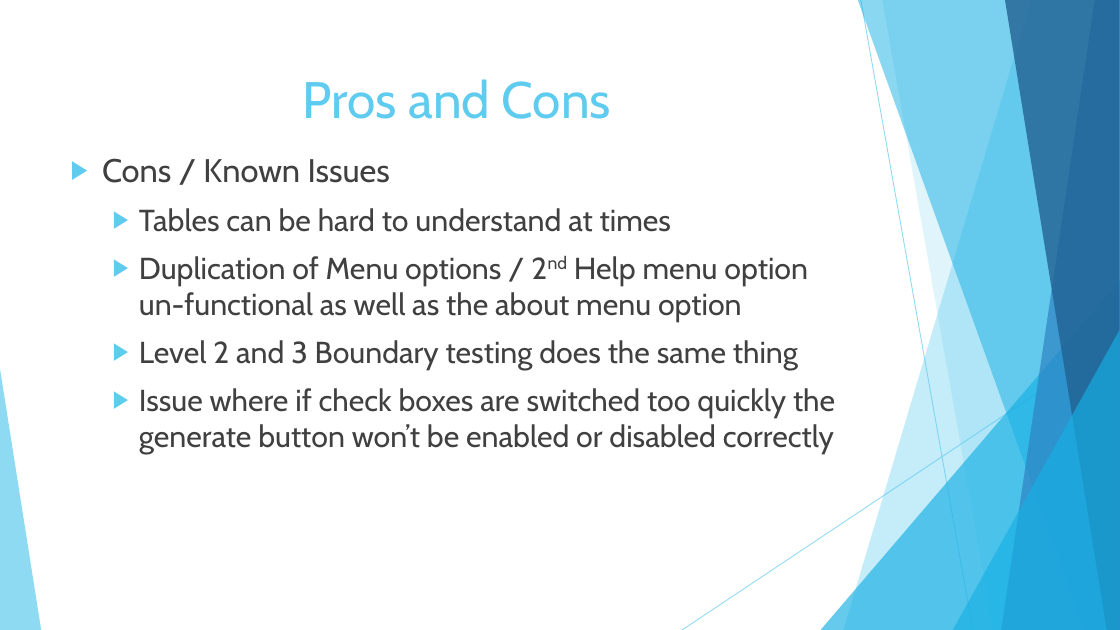
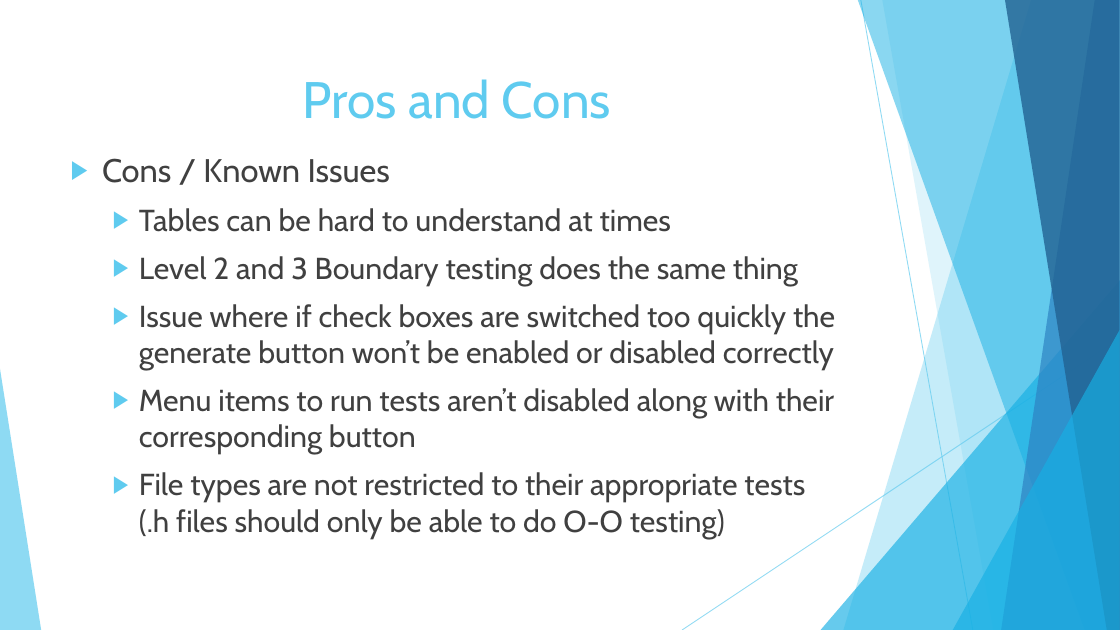
Before and after one commit to cynorfleet/Software-Engineering, a slide deck: slide 11 of Final Presentation.pptx. Drawn at 1120x630 pixels with LibreOffice and Linux fonts; fonts in the diff are those of the drawing. Boxes give left, top, right and bottom in pixels: in the first picture for what was removed or moved away, otherwise in the second. Text is boxed around its words. In the diff, an @@ line names an element or a change of style, - is before the commit and + after.

Commit message:
added deployment issues slide; removed known issue dealing with HELP and ABOUT; added some known issues

```diff
--- a/Final Presentation.pptx
+++ b/Final Presentation.pptx
@@ text at box(139, 256, 808, 322): paragraph removed @@
-  ▶ Duplication of Menu options / 2nd Help menu option un-functional as well as the about menu option
@@ text at box(139, 388, 834, 539): paragraphs added @@
+  ▶ Menu items to run tests aren’t disabled along with their corresponding button
+  ▶ File types are not restricted to their appropriate tests (.h files should only be able to do O-O testing)
```
Also in this commit, not shown: 3 other slides changed, 1 slide added.
